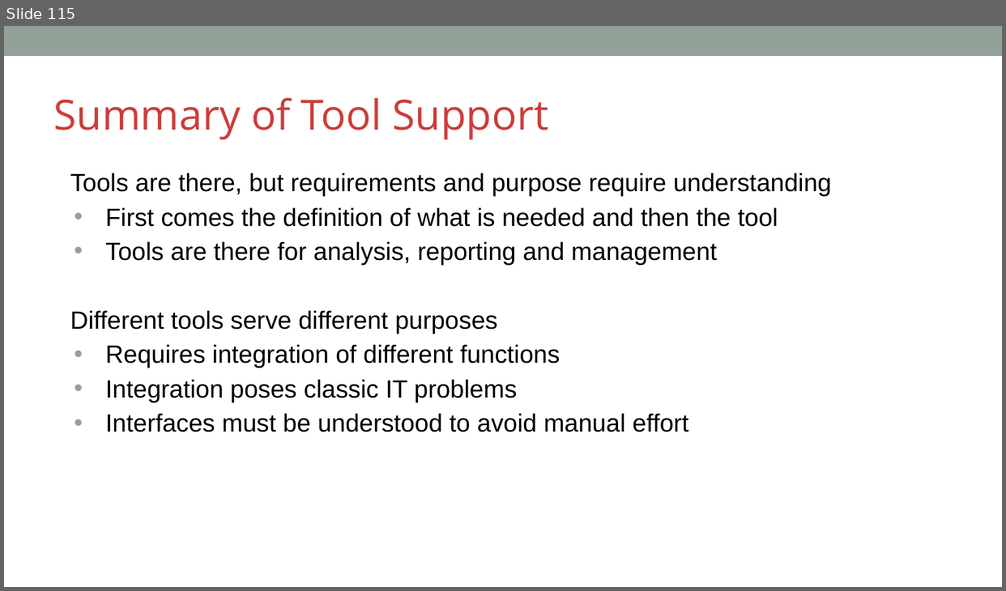
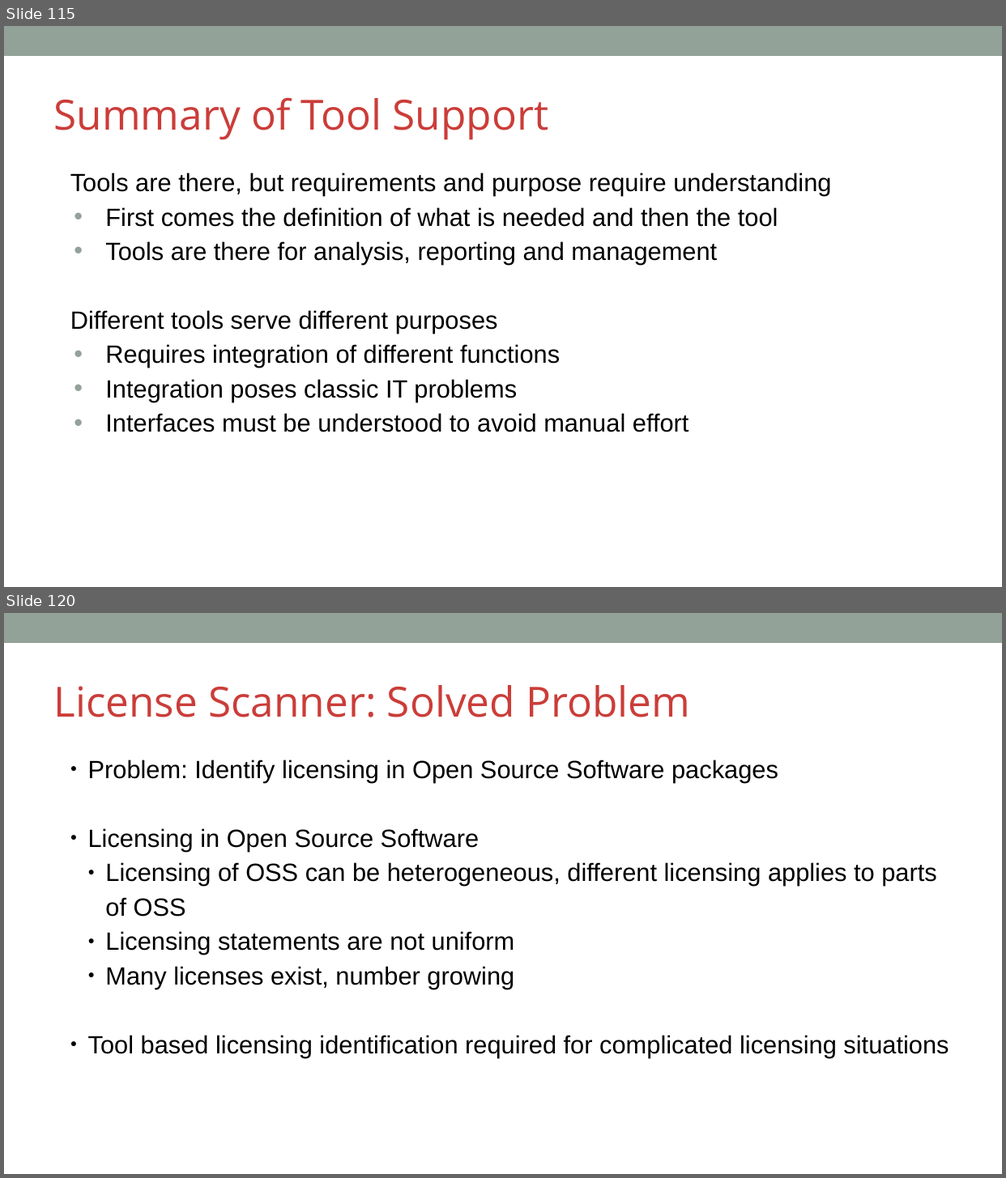
Before and after one commit to OpenChain-Project/Curriculum, a slide deck: slides/openchain-curriculum-for-1-1.pptx. Shown one above the other, each under a label of ours: slide 115 before the commit, slides 115 and 120 after it; the slides between them are not shown. The pictures are 1006x591 and 1006x1178 pixels, drawn with LibreOffice and Linux fonts; fonts in the diff are those of the drawing; background and template pictures are left out. Boxes give left, top, right and bottom in pixels: in the first picture for what was removed or moved away, otherwise in the second. Text is boxed around its words. In the diff, an @@ line names an element or a change of style, - is before the commit and + after.

Commit message:
slides(chapter10) adding new content about tooling types as text and odp, pdf, pptx

```diff
--- a/slides/openchain-curriculum-for-1-1.pptx
+++ b/slides/openchain-curriculum-for-1-1.pptx
@@ slide 120 added at box(4, 613, 1002, 1174), background #FFFFFF; not listed: 1 template element that a slide beside it also shows @@
@@ text added at box(54, 685, 690, 717), 40 pt, text #CB3D39 @@
+License Scanner: Solved Problem
@@ text added at box(88, 760, 948, 1059), 24 pt, text #000000 @@
+● Problem: Identify licensing in Open Source Software packages
+● Licensing in Open Source Software
+  ● Licensing of OSS can be heterogeneous, different licensing applies to parts of OSS
+  ● Licensing statements are not uniform
+  ● Many licenses exist, number growing
+● Tool based licensing identification required for complicated licensing situations
```
Also in this commit, not shown: 7 slides changed, 31 other slides added, 4 other files.
